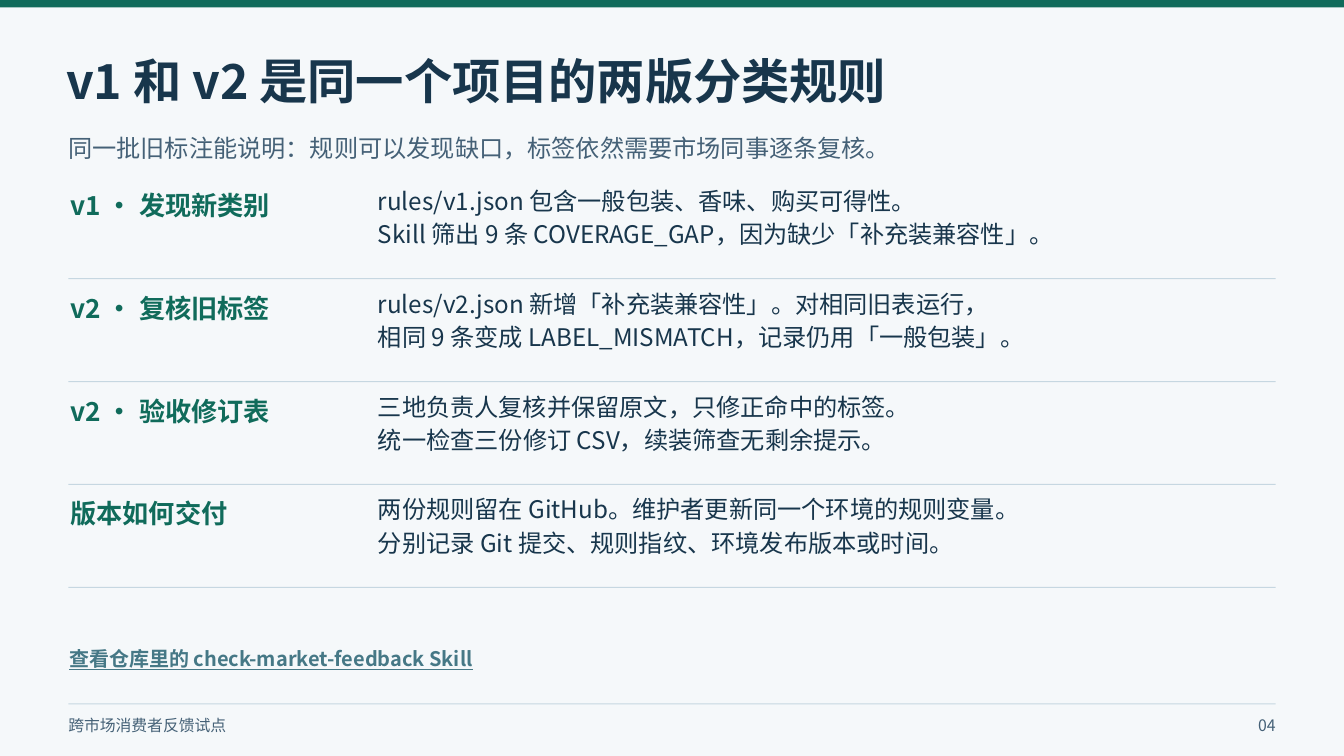
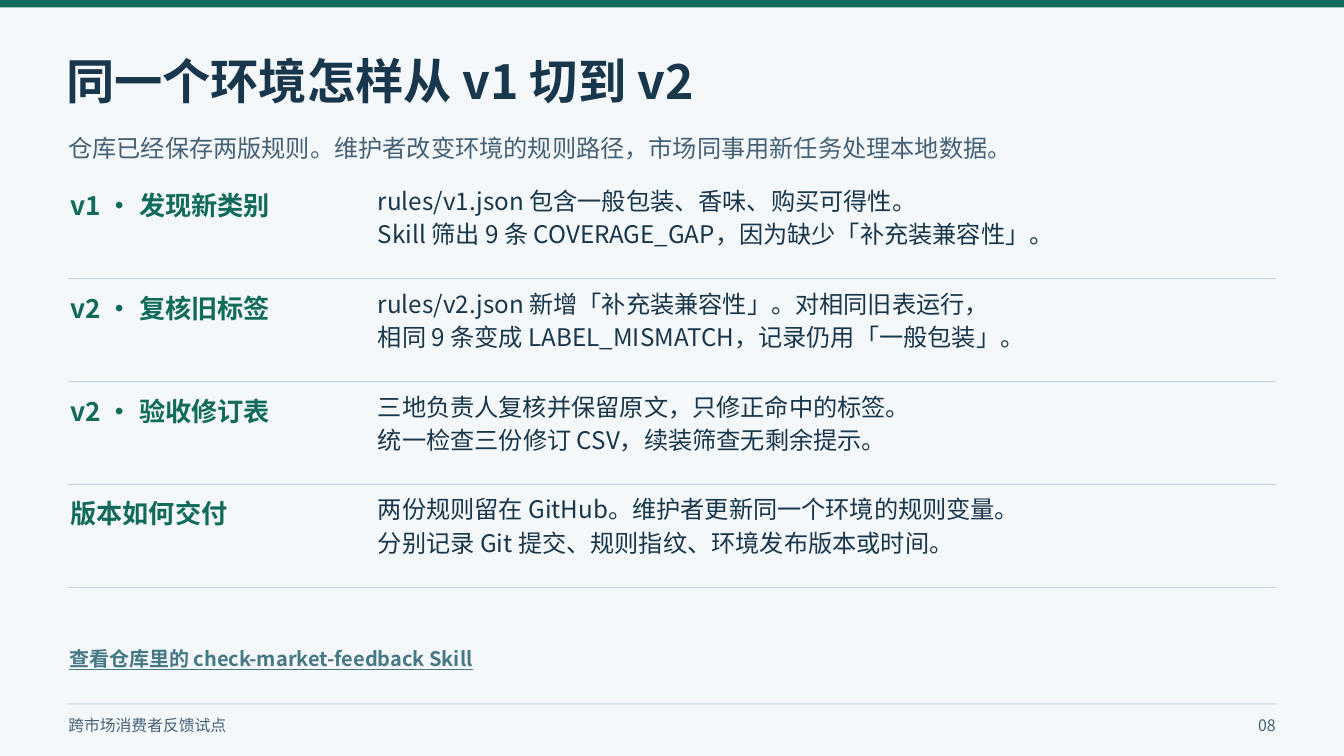
Before and after one commit to peterljlj/market-feedback-cloud-demo, a slide deck: slide 8 of docs/demo/enterprise-cloud-collaboration.pptx (slide 4 before the commit). Drawn at 1344x756 pixels with LibreOffice and Linux fonts; fonts in the diff are those of the drawing. Boxes give left, top, right and bottom in pixels: in the first picture for what was removed or moved away, otherwise in the second. Text is boxed around its words. In the diff, an @@ line names an element or a change of style, - is before the commit and + after.

```diff
--- a/docs/demo/enterprise-cloud-collaboration.pptx
+++ b/docs/demo/enterprise-cloud-collaboration.pptx
@@ text at (x1=66, y1=57, x2=693, y2=104): text changed @@
-v1 和 v2 是同一个项目的两版分类规则
+同一个环境怎样从 v1 切到 v2
@@ text at (x1=68, y1=136, x2=1011, y2=160): text changed @@
-同一批旧标注能说明：规则可以发现缺口，标签依然需要市场同事逐条复核。
+仓库已经保存两版规则。维护者改变环境的规则路径，市场同事用新任务处理本地数据。
@@ text at (x1=1258, y1=719, x2=1276, y2=731): text changed @@
-04
+08
```
Also in this commit, not shown: 7 other slides changed, 2 slides added, 2 slides removed, 4 other files.
